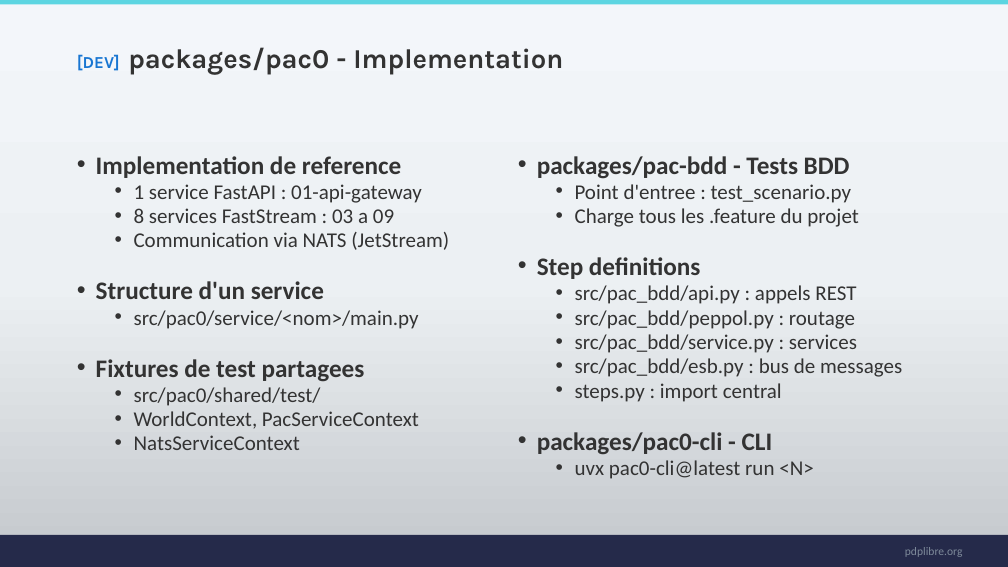
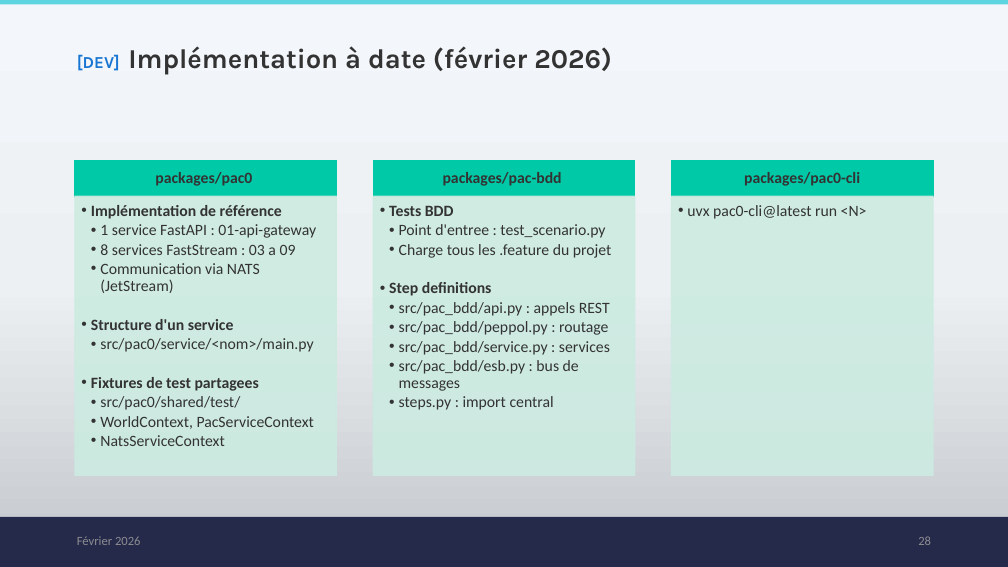
Before and after one commit to PDP-Libre/PA_Communautaire, a slide deck: slide 28 of docs/00_onboarding/onboarding.pptx (slide 27 before the commit). Drawn at 1008x567 pixels with LibreOffice and Linux fonts; fonts in the diff are those of the drawing; background and template pictures are left out. Boxes give left, top, right and bottom in pixels: in the first picture for what was removed or moved away, otherwise in the second. Text is boxed around its words. In the diff, an @@ line names an element or a change of style, - is before the commit and + after.

```diff
--- a/docs/00_onboarding/onboarding.pptx
+++ b/docs/00_onboarding/onboarding.pptx
@@ title at [77,46,612,75]: text changed @@
-[DEV] packages/pac0 - Implementation
+[DEV] Implémentation à date (février 2026)
@@ text "Implémentation de référence": place and size @@
-text "Implémentation de référence" at [96,156,449,450]
+text "Implémentation de référence" at [91,205,316,446]
@@ text at [91,205,282,219]: text changed; size 24 to 15 pt @@
-• Implementation de reference
+  • Implémentation de référence
@@ text "Tests BDD": place and size @@
-text "Tests BDD" at [537,156,902,479]
+text "Tests BDD" at [389,206,612,410]
@@ text at [389,206,454,216]: text changed; size 24 to 15 pt @@
-• packages/pac-bdd - Tests BDD
+  • Tests BDD
@@ group added at [75,160,933,476]: 6 rectangles, 4 texts @@
+packages/pac0
+packages/pac-bdd
+packages/pac0-cli
+  • uvx pac0-cli@latest run <N>
@@ text at [91,224,316,446]: size 20 to 15 pt in "1 service FastAPI : 01-api-gateway", "8 services FastStream : 03 a 09", "Communication via NATS (JetStream)", "src/pac0/service/<nom>/main.py" and 3 more places; size 24 to 15 pt in "Structure d'un service", "Fixtures de test partagees"; list level 2 to 3 in "1 service FastAPI : 01-api-gateway"; line spacing 0.8 to 0.9; list level 2 to 3 in "8 services FastStream : 03 ..."; list level 2 to 3 in "Communication via NATS (JetStream)"; list level 1 to 2 in "Structure d'un service"; list level 2 to 3 in "src/pac0/service/<nom>/main.py"; list level 1 to 2 in "Fixtures de test partagees"; list level 2 to 3 in "src/pac0/shared/test/"; list level 2 to 3 in "WorldContext, PacServiceContext"; list level 2 to 3 in "NatsServiceContext" @@
@@ text at [389,224,612,410]: size 20 to 15 pt in "Point d'entree : test_scenario.py", "Charge tous les .feature du projet", "src/pac_bdd/api.py : appels REST", "src/pac_bdd/peppol.py : routage" and 3 more places; size 24 to 15 pt in "Step definitions"; list level 2 to 3 in "Point d'entree : test_scenario.py"; line spacing 0.8 to 0.9; list level 2 to 3 in "Charge tous les .feature du ..."; list level 1 to 2 in "Step definitions"; list level 2 to 3 in "src/pac_bdd/api.py : appels REST"; list level 2 to 3 in "src/pac_bdd/peppol.py : routage"; list level 2 to 3 in "src/pac_bdd/service.py : services"; list level 2 to 3 in "src/pac_bdd/esb.py : bus de messages"; list level 2 to 3 in "steps.py : import central" @@
@@ text at [537,432,814,479]: paragraphs removed @@
-• packages/pac0-cli - CLI
-  • uvx pac0-cli@latest run <N>
@@ rectangle: place and size @@
-rectangle at [0,535,1008,567]
+rectangle at [0,517,1008,567]
@@ text added at [77,536,141,545], 12 pt, text #8D8D92 @@
+Février 2026
@@ page number added at [918,536,931,545], 12 pt, text #8D8D92 @@
+28
@@ text removed at [905,547,963,557] @@
-pdplibre.org
```
Also in this commit, not shown: 40 other slides changed, 1 slide added.
